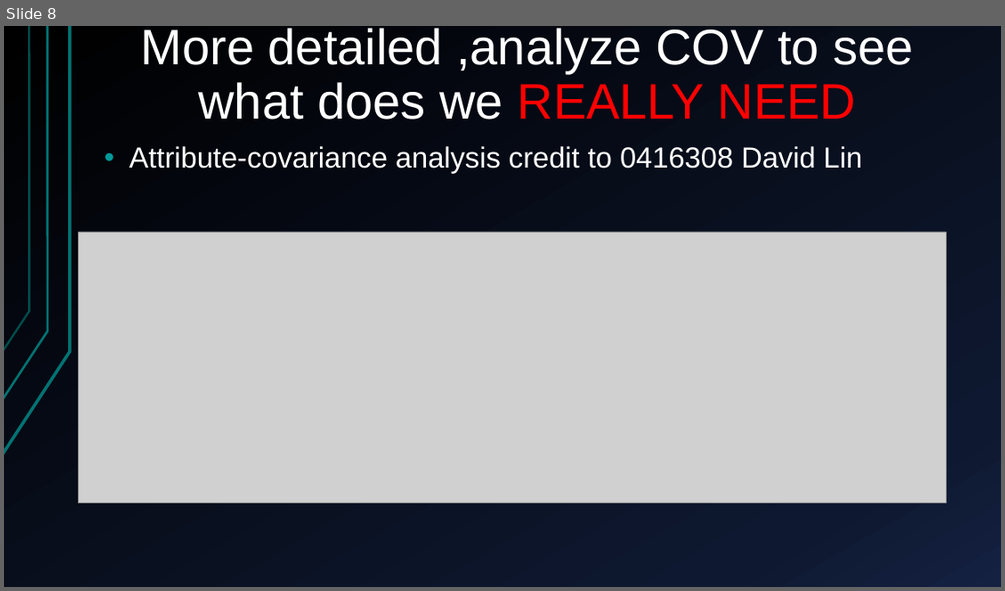
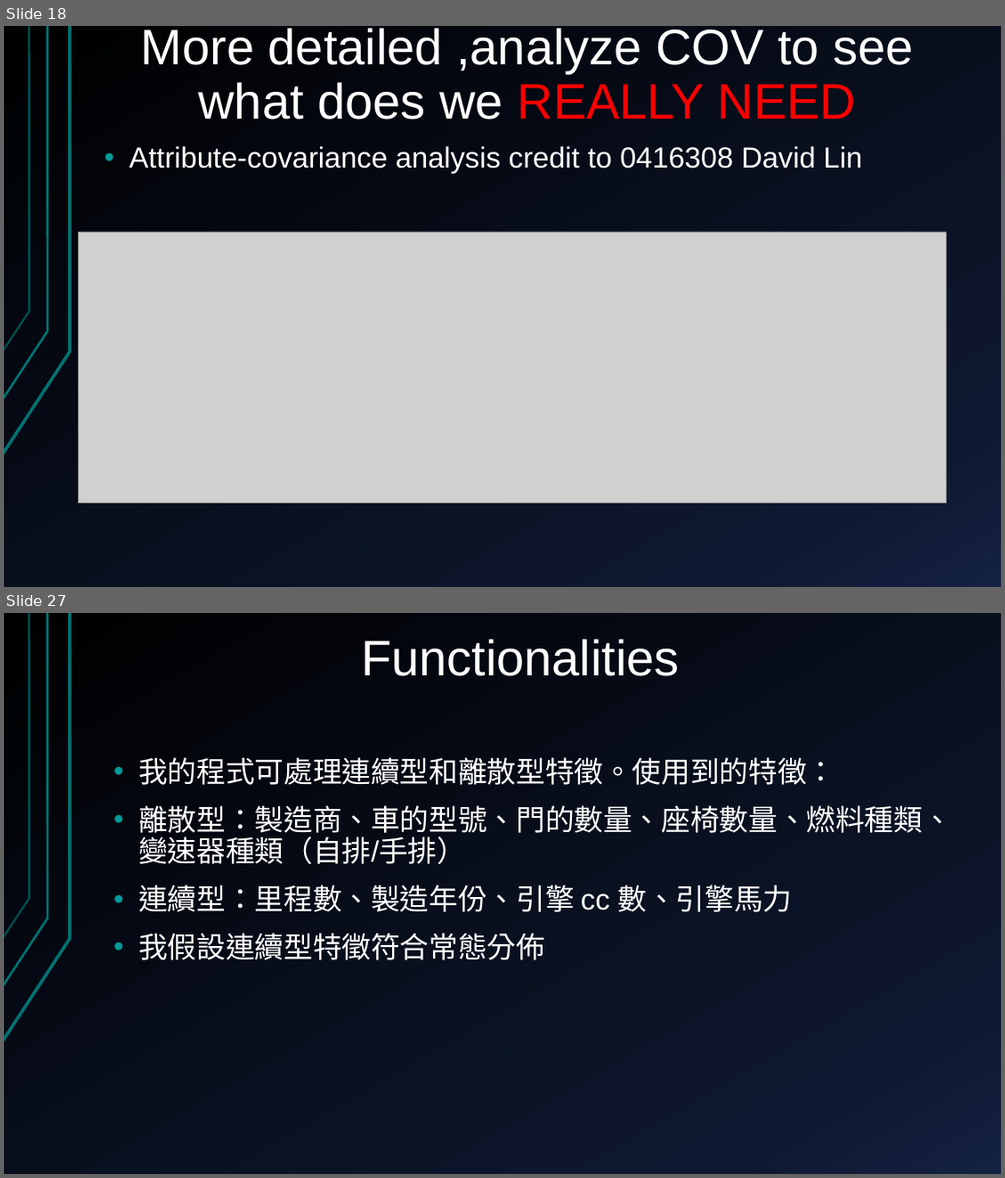
Before and after one commit to Alfons0329/Machine_Learning_Fall_2017, a slide deck: Final_proj/Presentation.pptx. Shown one above the other, each under a label of ours: slide 8 before the commit, slides 18 and 27 after it; the slides between them are not shown. The pictures are 1005x591 and 1005x1178 pixels, drawn with LibreOffice and Linux fonts; fonts in the diff are those of the drawing; grey boxes stand for pictures. Boxes give left, top, right and bottom in pixels: in the first picture for what was removed or moved away, otherwise in the second. Text is boxed around its words. In the diff, an @@ line names an element or a change of style, - is before the commit and + after.

```diff
--- a/Final_proj/Presentation.pptx
+++ b/Final_proj/Presentation.pptx
@@ slide 27 added at [4,613,1001,1174], background gradient #000000 to #0F1931 to #142242; not listed: 3 template elements that a slide beside it also shows @@
@@ title added at [361,639,680,676], 48 pt, text #FFFFFF @@
+Functionalities
@@ text added at [138,757,952,960], 28 pt, text #FFFFFF @@
+• 我的程式可處理連續型和離散型特徵。使用到的特徵：
+• 離散型：製造商、車的型號、門的數量、座椅數量、燃料種類、變速器種類（自排/手排）
+• 連續型：里程數、製造年份、引擎 cc 數、引擎馬力
+• 我假設連續型特徵符合常態分佈
@@ what was slide 8 is now slide 18 @@
```
Also in this commit, not shown: 10 slides changed, 15 other slides added, 3 slides removed, 5 other files.
